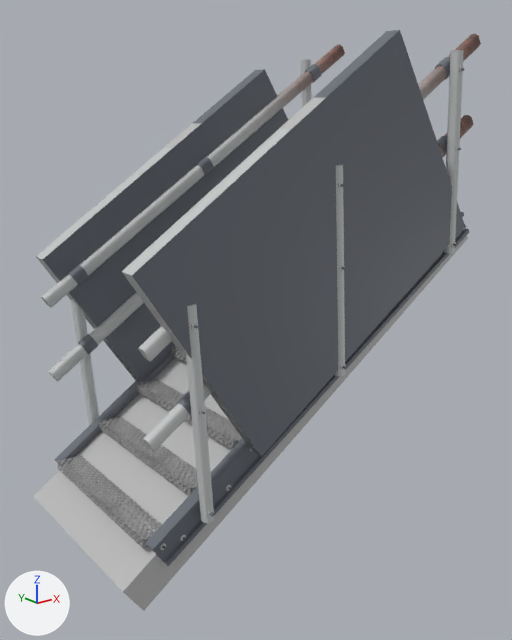
One commit to the FBX model Assets/Project/Environment/Catwalk/Catwalk FBX.fbx: the scene before it, then after it.
Both versions are drawn from a camera (50 mm lens) standing at (-3.33, -4.38, 2.9) and looking at (0.12, -0.06, 1.18). Lighting does not change. The marker at lower left points along +X, +Y and +Z. Where no turn or scale is listed for an object, it has been applied to the vertices. Vertices at the same position are counted once.
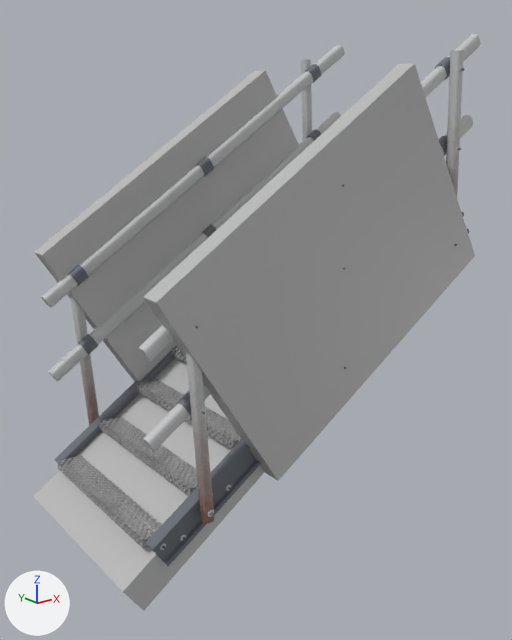
Where the newer file only moved an object's origin or applied its transform, the numbers keep the older frame.

Location of each change, (x1, y1, x2, y2) in pixels of the pictures (512 x 640 px):
'pCube34', recoloured, reshaped
    before: (122, 30, 465, 457)
    after: (143, 64, 475, 481)
'pCube33', recoloured, reshaped
    before: (36, 69, 288, 381)
    after: (34, 70, 299, 382)
part 2 of me_mesh, surface changed
    both: (41, 34, 481, 549)

What changed in the scene script:
```text
Change me_mesh_003:
    where me_mesh_003.from_pydata(...)  # 8 vertices, 6 faces; spans x -1.43..1.69, y -0.91..-0.78, z 0.48..3.35
    used by ob_pcube34; location = (-0.001, 0.033, 0.0)
    remove me_mesh_003.materials.append(mat_lambert2)  # picture img_trim_lambert1_albedotransparency_png
    me_mesh_003 part 3
    me_mesh_003.vertices[0].co: (1.69, -0.91, 1.89) -> (-0.35, -0.94, 0.25)  # pixel (465, 226) -> pixel (278, 480)
    me_mesh_003.vertices[1].co: (1.69, -0.79, 1.89) -> (1.83, -0.94, 1.62)  # not seen -> pixel (475, 255)
    me_mesh_003.vertices[2].co: (0.74, -0.91, 3.35) -> (-1.3, -0.94, 1.77)  # pixel (399, 29) -> pixel (156, 302)
    me_mesh_003.vertices[3].co: (0.74, -0.79, 3.35) -> (0.88, -0.94, 3.13)  # pixel (386, 31) -> pixel (414, 63)
    me_mesh_003.vertices[4].co: (-1.43, -0.9, 1.94) -> (-1.3, -0.79, 1.77)  # pixel (131, 275) -> pixel (143, 297)
    me_mesh_003.vertices[5].co: (-1.43, -0.78, 1.94) -> (0.88, -0.79, 3.13)  # pixel (121, 271) -> pixel (398, 64)
    me_mesh_003.vertices[6].co: (-0.48, -0.91, 0.48) -> (-0.35, -0.79, 0.25)  # pixel (261, 456) -> pixel (265, 472)
    me_mesh_003.vertices[7].co: (-0.48, -0.79, 0.48) -> (1.83, -0.79, 1.62)  # pixel (251, 450) -> not seen
    add me_mesh_003.materials.append(mat_lambert1)  # grey #bcbcbc
Change me_mesh_002:
    where me_mesh_002.from_pydata(...)  # 8 vertices, 6 faces; spans x -1.29..1.83, y 0.72..0.87, z 0.27..3.14
    used by ob_pcube33; location = (-0.001, 0.033, 0.0)
    remove me_mesh_002.materials.append(mat_lambert2)  # picture img_trim_lambert1_albedotransparency_png
    me_mesh_002 part 1
    me_mesh_002.vertices[0].co: (1.83, 0.72, 1.68) -> (-0.35, 0.72, 0.25)
    me_mesh_002.vertices[1].co: (1.83, 0.86, 1.68) -> (1.83, 0.72, 1.62)
    me_mesh_002.vertices[2].co: (0.88, 0.72, 3.14) -> (-1.3, 0.72, 1.77)  # pixel (264, 69) -> pixel (41, 255)
    me_mesh_002.vertices[3].co: (0.88, 0.86, 3.14) -> (0.88, 0.72, 3.13)  # pixel (255, 69) -> pixel (265, 70)
    me_mesh_002.vertices[4].co: (-1.29, 0.73, 1.73) -> (-1.3, 0.87, 1.77)  # pixel (42, 259) -> pixel (33, 252)
    me_mesh_002.vertices[5].co: (-1.29, 0.87, 1.73) -> (0.88, 0.87, 3.13)  # pixel (35, 256) -> pixel (254, 70)
    me_mesh_002.vertices[6].co: (-0.34, 0.73, 0.27) -> (-0.35, 0.87, 0.25)
    me_mesh_002.vertices[7].co: (-0.34, 0.86, 0.27) -> (1.83, 0.87, 1.62)
    add me_mesh_002.materials.append(mat_lambert1)  # grey #bcbcbc
Change me_mesh:
    where me_mesh.from_pydata(...)  # 2440 vertices, 3668 faces; spans x -165.0..165.0, y -177.0..177.0, z -94.0..94.0
    used by ob_catwalk_stairs; location = (0.28, 0.001, 1.617); rotation_euler = (1.571, 0.0, 0.0183), in degrees (90, 0, 1); scale = (0.01, 0.01, 0.01)
    me_mesh part 2: texture (UV) coordinates of 928 of 3668 faces, centred in x -162.0..158.0, y -163.0..176.0, z -92.0..91.0, changed; they spanned u 0.0..0.98, v 0.36..0.45 and now span u 0.02..0.99, v 0.36..0.54
```
